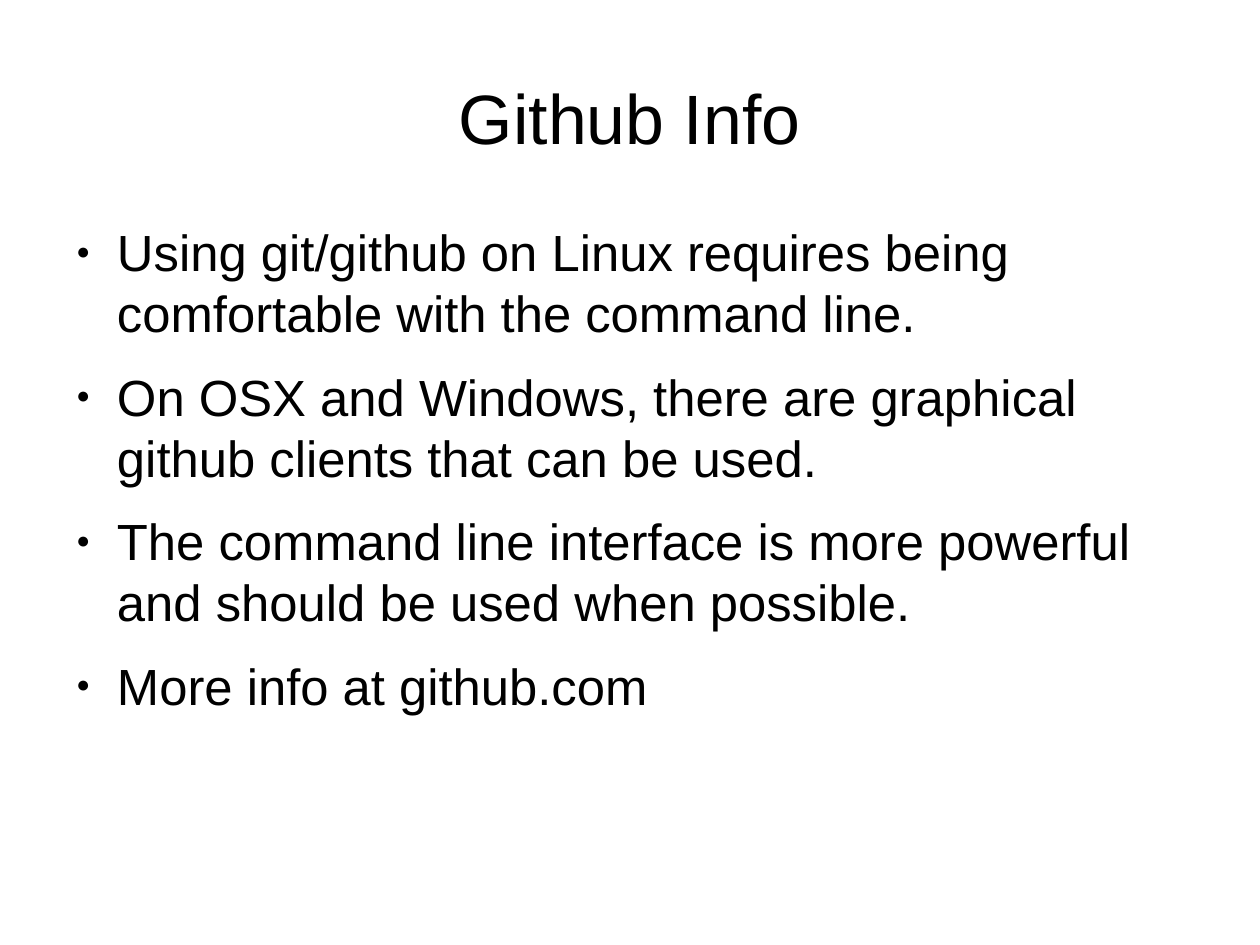
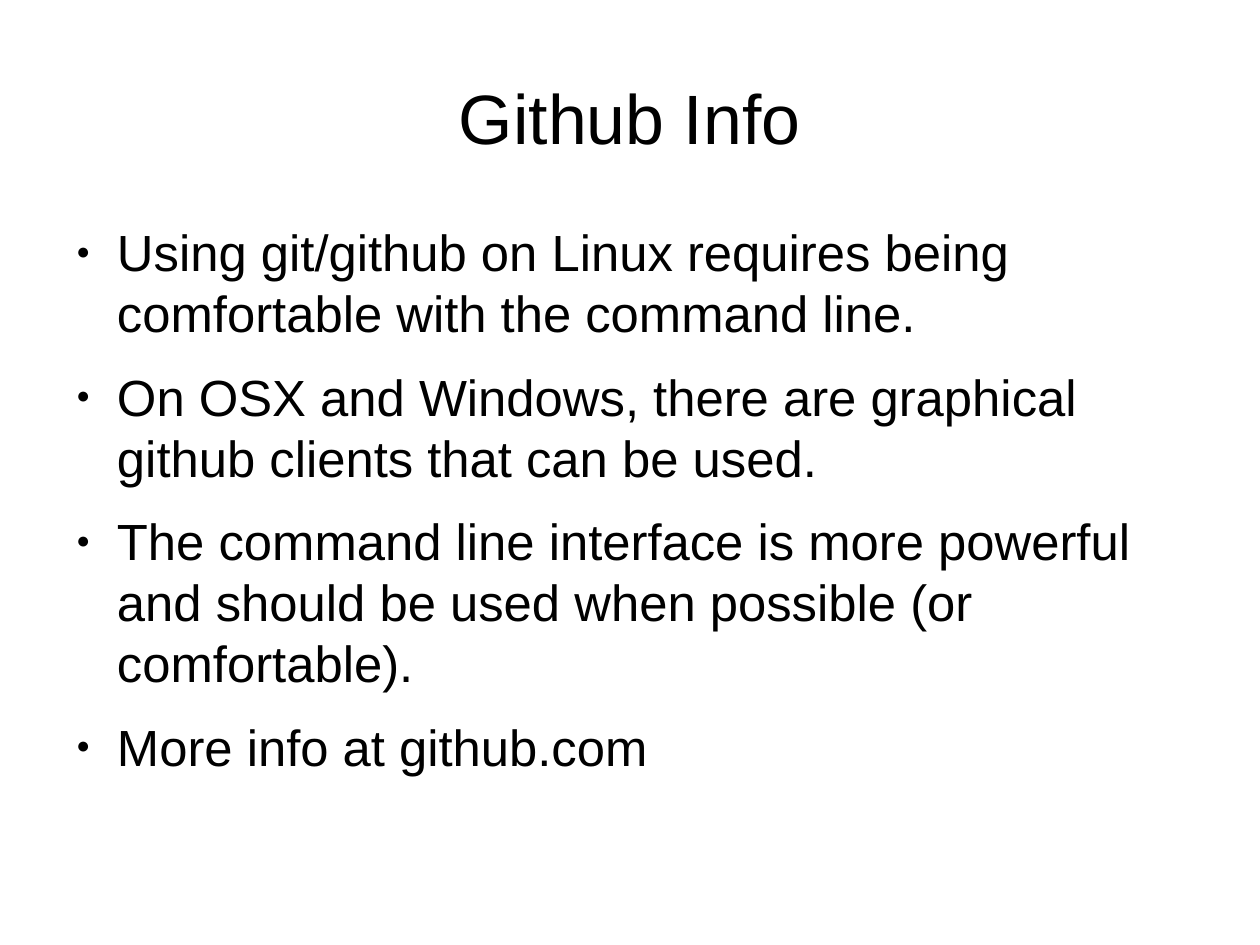
Before and after one commit to CochiseLinuxUsersGroup/Presentations, a slide deck: slide 7 of Git_Primer/Git_Primer.odp (slide 5 before the commit). Drawn at 1260x945 pixels with LibreOffice and Linux fonts; fonts in the diff are those of the drawing. Boxes give left, top, right and bottom in pixels: in the first picture for what was removed or moved away, otherwise in the second. Text is boxed around its words. In the diff, an @@ line names an element or a change of style, - is before the commit and + after.

```diff
--- a/Git_Primer/Git_Primer.odp
+++ b/Git_Primer/Git_Primer.odp
@@ text at [117,523,1130,693]: text changed @@
-● The command line interface is more powerful and should be used when possible.
+● The command line interface is more powerful and should be used when possible (or comfortable).
```
Also in this commit, not shown: 1 other slide changed, 5 slides added, 1 slide removed.
